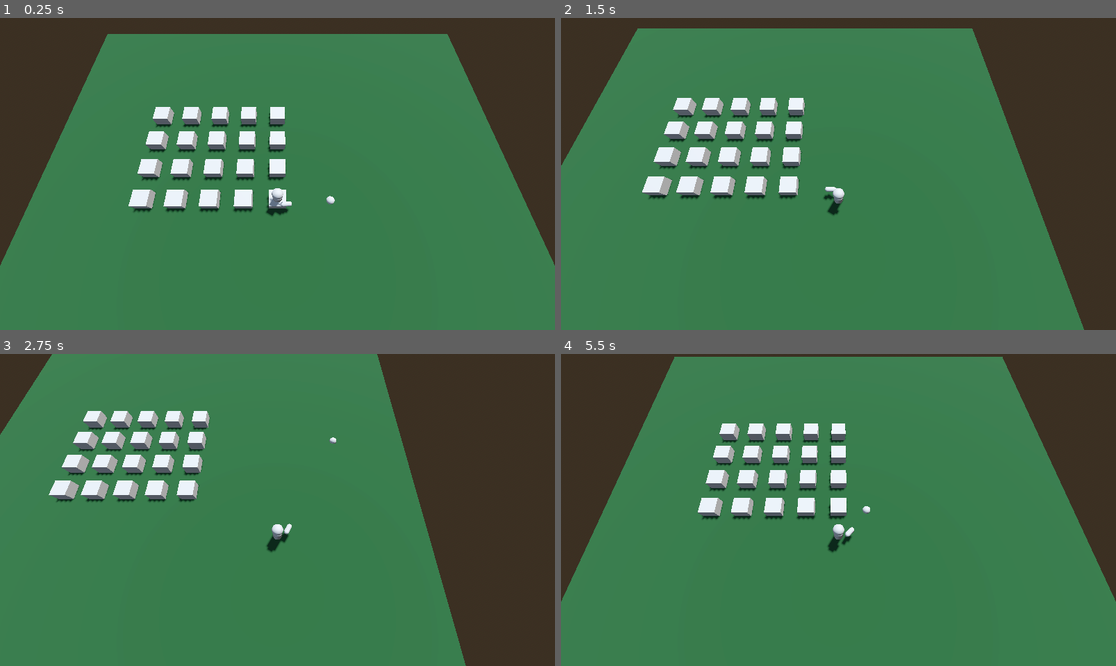
Above: before the commit, frames 1-4 (two rows, left to right).
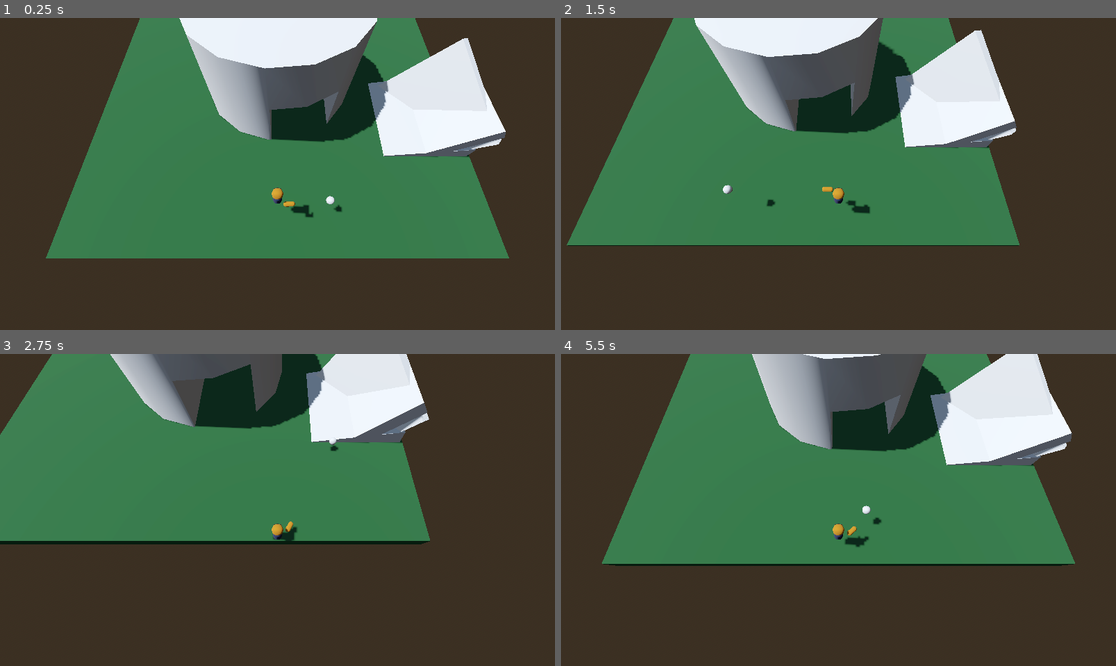
Above: after the commit, the same moments.

Repository: unblinky/twin-time
Game: Godot game, scene res://Main/Main.tscn
The game is run twice, just before and just after one commit, with the same random seed, the same clock (stepped at 60 frames per second) and the same inputs.
Inputs (mouse positions are in pixels of both pictures, inside the frame that each line leads up to):
- Up to frame 1 (0.25 s): no input
- Up to frame 2 (1.5 s): move the mouse to (960, 158) at 0.52 s; hold D (move_right) 0.53-1.28 s; tap Space (jump, bound only after the commit) at 0.6, 0.77, 1.07, 1.35 s; click (960, 158) at 0.67 s; move the mouse to (727, 189) at 1.27 s; hold S (move_back) from 1.28 s (still down); click (727, 189) at 1.42 s
- Up to frame 3 (2.75 s): tap Space (jump, bound only after the commit) at 1.52, 1.82, 2.1 s; move the mouse to (333, 441) at 2.02 s; release S (move_back) at 2.03 s; hold D (move_right) from 2.03 s (still down); click (333, 441) at 2.17 s
- Up to frame 4 (5.5 s): move the mouse to (810, 572) at 2.77 s; release D (move_right) at 2.78 s; hold W (move_forward) 2.78-3.53 s; tap Space (jump, bound only after the commit) at 2.85, 3.02, 3.32, 3.6, 3.77, 4.07, 4.35, 4.52, 4.82, 5.1 s; click (810, 572) at 2.92 s; move the mouse to (1005, 556) at 3.52 s; hold A (move_left) 3.53-5.03 s; click (1005, 556) at 3.67 s; move the mouse to (672, 463) at 4.27 s; click (672, 463) at 4.42 s; move the mouse to (866, 510) at 5.02 s; hold S (move_back) from 5.03 s (still down); click (866, 510) at 5.17 s

The runs differ from the first frame. In frame 1, 53% of the frame differs, in the area x 0-100%, y 0-100%; in frame 2, 52%; in frame 3, 49%; in frame 4, 55%.

Commit message:
Level editing and scene sorting. Debris is spelled with an s.

Diff:
--- /dev/null
+++ b/Code/Debris/Debris.gd
@@ -0,0 +1,11 @@
+extends RigidBody3D
+class_name Debris
+
+# Called when the node enters the scene tree for the first time.
+func _ready() -> void:
+	pass # Replace with function body.
+
+
+# Called every frame. 'delta' is the elapsed time since the previous frame.
+func _process(delta: float) -> void:
+	pass
--- /dev/null
+++ b/Code/Debris/Debris.tscn
@@ -0,0 +1,19 @@
+[gd_scene load_steps=4 format=3 uid="uid://bo67fto5x6akt"]
+
+[ext_resource type="Script" uid="uid://dvthcaqirevlx" path="res://Debris/Debris.gd" id="1_k68te"]
+
+[sub_resource type="BoxMesh" id="BoxMesh_amygn"]
+
+[sub_resource type="BoxShape3D" id="BoxShape3D_ps1la"]
+
+[node name="Debris" type="RigidBody3D"]
+transform = Transform3D(0.897674, 0.44066, 0, -0.40015, 0.815151, -0.418818, -0.184556, 0.375962, 0.90807, 0, 0, 0)
+input_ray_pickable = false
+can_sleep = false
+script = ExtResource("1_k68te")
+
+[node name="MeshInstance3D" type="MeshInstance3D" parent="."]
+mesh = SubResource("BoxMesh_amygn")
+
+[node name="CollisionShape3D" type="CollisionShape3D" parent="."]
+shape = SubResource("BoxShape3D_ps1la")
--- a/Code/Floor/Floor.gd
+++ b/Code/Floor/Floor.gd
@@ -1,2 +1,2 @@
-extends Node3D
+extends StaticBody3D
 class_name Floor
--- a/Code/Floor/Floor.tscn
+++ b/Code/Floor/Floor.tscn
@@ -1,6 +1,9 @@
 [gd_scene load_steps=5 format=3 uid="uid://b0vk61n58s3k4"]
 
 [ext_resource type="Script" uid="uid://bgaddopie0u8d" path="res://Floor/Floor.gd" id="1_spylk"]
+
+[sub_resource type="BoxShape3D" id="BoxShape3D_spylk"]
+size = Vector3(30, 1, 30)
 
 [sub_resource type="StandardMaterial3D" id="StandardMaterial3D_lxy7q"]
 albedo_color = Color(0.0790716, 0.227421, 0.102038, 1)
@@ -8,93 +11,16 @@
 [sub_resource type="BoxMesh" id="BoxMesh_83ytx"]
 size = Vector3(30, 1, 30)
 
-[sub_resource type="BoxMesh" id="BoxMesh_lxy7q"]
+[node name="Floor" type="StaticBody3D"]
+input_ray_pickable = false
+script = ExtResource("1_spylk")
 
-[node name="Floor" type="Node3D"]
-script = ExtResource("1_spylk")
+[node name="CollisionShape3D" type="CollisionShape3D" parent="."]
+transform = Transform3D(1, 0, 0, 0, 1, 0, 0, 0, 1, 0, -0.5, 0)
+shape = SubResource("BoxShape3D_spylk")
 
 [node name="Graphics" type="MeshInstance3D" parent="."]
 transform = Transform3D(1, 0, 0, 0, 1, 0, 0, 0, 1, 0, -0.5, 0)
 material_override = SubResource("StandardMaterial3D_lxy7q")
 mesh = SubResource("BoxMesh_83ytx")
 skeleton = NodePath("../..")
-
-[node name="MeshInstance3D" type="MeshInstance3D" parent="Graphics"]
-transform = Transform3D(1, 0, 0, 0, 1, 0, 0, 0, 1, 0, 0.613123, 0)
-mesh = SubResource("BoxMesh_lxy7q")
-
-[node name="MeshInstance3D2" type="MeshInstance3D" parent="Graphics"]
-transform = Transform3D(1, 0, 0, 0, 1, 0, 0, 0, 1, -2, 0.613123, 0)
-mesh = SubResource("BoxMesh_lxy7q")
-
-[node name="MeshInstance3D3" type="MeshInstance3D" parent="Graphics"]
-transform = Transform3D(1, 0, 0, 0, 1, 0, 0, 0, 1, -4, 0.613123, 0)
-mesh = SubResource("BoxMesh_lxy7q")
-
-[node name="MeshInstance3D4" type="MeshInstance3D" parent="Graphics"]
-transform = Transform3D(1, 0, 0, 0, 1, 0, 0, 0, 1, -6, 0.613123, 0)
-mesh = SubResource("BoxMesh_lxy7q")
-
-[node name="MeshInstance3D5" type="MeshInstance3D" parent="Graphics"]
-transform = Transform3D(1, 0, 0, 0, 1, 0, 0, 0, 1, -8, 0.613123, 0)
-mesh = SubResource("BoxMesh_lxy7q")
-
-[node name="MeshInstance3D8" type="MeshInstance3D" parent="Graphics"]
-transform = Transform3D(1, 0, 0, 0, 1, 0, 0, 0, 1, 0, 0.613123, -2)
-mesh = SubResource("BoxMesh_lxy7q")
-
-[node name="MeshInstance3D9" type="MeshInstance3D" parent="Graphics"]
-transform = Transform3D(1, 0, 0, 0, 1, 0, 0, 0, 1, -2, 0.613123, -2)
-mesh = SubResource("BoxMesh_lxy7q")
-
-[node name="MeshInstance3D10" type="MeshInstance3D" parent="Graphics"]
-transform = Transform3D(1, 0, 0, 0, 1, 0, 0, 0, 1, -4, 0.613123, -2)
-mesh = SubResource("BoxMesh_lxy7q")
-
-[node name="MeshInstance3D11" type="MeshInstance3D" parent="Graphics"]
-transform = Transform3D(1, 0, 0, 0, 1, 0, 0, 0, 1, -6, 0.613123, -2)
-mesh = SubResource("BoxMesh_lxy7q")
-
-[node name="MeshInstance3D12" type="MeshInstance3D" parent="Graphics"]
-transform = Transform3D(1, 0, 0, 0, 1, 0, 0, 0, 1, -8, 0.613123, -2)
-mesh = SubResource("BoxMesh_lxy7q")
-
-[node name="MeshInstance3D15" type="MeshInstance3D" parent="Graphics"]
-transform = Transform3D(1, 0, 0, 0, 1, 0, 0, 0, 1, 0, 0.613123, -4)
-mesh = SubResource("BoxMesh_lxy7q")
-
-[node name="MeshInstance3D16" type="MeshInstance3D" parent="Graphics"]
-transform = Transform3D(1, 0, 0, 0, 1, 0, 0, 0, 1, -2, 0.613123, -4)
-mesh = SubResource("BoxMesh_lxy7q")
-
-[node name="MeshInstance3D17" type="MeshInstance3D" parent="Graphics"]
-transform = Transform3D(1, 0, 0, 0, 1, 0, 0, 0, 1, -4, 0.613123, -4)
-mesh = SubResource("BoxMesh_lxy7q")
-
-[node name="MeshInstance3D18" type="MeshInstance3D" parent="Graphics"]
-transform = Transform3D(1, 0, 0, 0, 1, 0, 0, 0, 1, -6, 0.613123, -4)
-mesh = SubResource("BoxMesh_lxy7q")
-
-[node name="MeshInstance3D19" type="MeshInstance3D" parent="Graphics"]
-transform = Transform3D(1, 0, 0, 0, 1, 0, 0, 0, 1, -8, 0.613123, -4)
-mesh = SubResource("BoxMesh_lxy7q")
-
-[node name="MeshInstance3D22" type="MeshInstance3D" parent="Graphics"]
-transform = Transform3D(1, 0, 0, 0, 1, 0, 0, 0, 1, 0, 0.613123, -6)
-mesh = SubResource("BoxMesh_lxy7q")
-
-[node name="MeshInstance3D23" type="MeshInstance3D" parent="Graphics"]
-transform = Transform3D(1, 0, 0, 0, 1, 0, 0, 0, 1, -2, 0.613123, -6)
-mesh = SubResource("BoxMesh_lxy7q")
-
-[node name="MeshInstance3D24" type="MeshInstance3D" parent="Graphics"]
-transform = Transform3D(1, 0, 0, 0, 1, 0, 0, 0, 1, -4, 0.613123, -6)
-mesh = SubResource("BoxMesh_lxy7q")
-
-[node name="MeshInstance3D25" type="MeshInstance3D" parent="Graphics"]
-transform = Transform3D(1, 0, 0, 0, 1, 0, 0, 0, 1, -6, 0.613123, -6)
-mesh = SubResource("BoxMesh_lxy7q")
-
-[node name="MeshInstance3D26" type="MeshInstance3D" parent="Graphics"]
-transform = Transform3D(1, 0, 0, 0, 1, 0, 0, 0, 1, -8, 0.613123, -6)
-mesh = SubResource("BoxMesh_lxy7q")
--- /dev/null
+++ b/Code/Level/Level.gd
@@ -0,0 +1,2 @@
+extends Node3D
+class_name Level
--- /dev/null
+++ b/Code/Level/Level.tscn
@@ -0,0 +1,27 @@
+[gd_scene load_steps=4 format=3 uid="uid://daops0mjeidif"]
+
+[ext_resource type="Script" uid="uid://cq5kvur26lrnq" path="res://Level/Level.gd" id="1_a526m"]
+[ext_resource type="PackedScene" uid="uid://b0vk61n58s3k4" path="res://Floor/Floor.tscn" id="2_r3cbp"]
+[ext_resource type="PackedScene" uid="uid://b0tly6gciunwy" path="res://Silo/Silo.tscn" id="3_cyxyq"]
+
+[node name="Level" type="Node3D"]
+script = ExtResource("1_a526m")
+
+[node name="Floor" parent="." instance=ExtResource("2_r3cbp")]
+
+[node name="Silo" parent="." instance=ExtResource("3_cyxyq")]
+
+[node name="CSGBox3D" type="CSGBox3D" parent="."]
+transform = Transform3D(0.98822, -0.153038, 0, 0.153038, 0.98822, 0, 0, 0, 1, 11.566, 0, 3.84997)
+use_collision = true
+size = Vector3(6.42651, 1, 7.46045)
+
+[node name="CSGBox3D2" type="CSGBox3D" parent="."]
+transform = Transform3D(0.723112, -0.690731, 0, 0.690731, 0.723112, 0, 0, 0, 1, 12.3904, 0.787513, 3.84997)
+use_collision = true
+size = Vector3(6.42651, 1, 7.46045)
+
+[node name="CSGBox3D3" type="CSGBox3D" parent="."]
+transform = Transform3D(0.49551, -0.770682, 0.400648, 0.847021, 0.326547, -0.41943, 0.192417, 0.547189, 0.814592, 12.3904, 0.787513, 3.84997)
+use_collision = true
+size = Vector3(6.42651, 1, 7.46045)
--- a/Code/Main/Main.gd
+++ b/Code/Main/Main.gd
@@ -1,2 +1,6 @@
 extends Node
 class_name Main
+
+func _process(delta: float) -> void:
+	if Input.is_action_just_pressed("quit"):
+		get_tree().quit()
--- a/Code/Main/Main.tscn
+++ b/Code/Main/Main.tscn
@@ -1,8 +1,9 @@
-[gd_scene load_steps=7 format=3 uid="uid://dg8o16kwfo4lc"]
+[gd_scene load_steps=8 format=3 uid="uid://dg8o16kwfo4lc"]
 
 [ext_resource type="PackedScene" uid="uid://cjuirrk2hk76n" path="res://Player/Player.tscn" id="1_lxy7q"]
 [ext_resource type="Script" uid="uid://l6w1ixdpksmm" path="res://Main/Main.gd" id="1_ps1la"]
-[ext_resource type="PackedScene" uid="uid://b0vk61n58s3k4" path="res://Floor/Floor.tscn" id="2_83ytx"]
+[ext_resource type="PackedScene" uid="uid://daops0mjeidif" path="res://Level/Level.tscn" id="2_6aewd"]
+[ext_resource type="PackedScene" uid="uid://bo67fto5x6akt" path="res://Debris/Debris.tscn" id="4_ps1la"]
 
 [sub_resource type="ProceduralSkyMaterial" id="ProceduralSkyMaterial_lxy7q"]
 sky_horizon_color = Color(0.662243, 0.671743, 0.686743, 1)
@@ -24,10 +25,13 @@
 environment = SubResource("Environment_amygn")
 
 [node name="DirectionalLight3D" type="DirectionalLight3D" parent="."]
-transform = Transform3D(-0.866025, -0.433013, 0.25, 0, 0.5, 0.866025, -0.5, 0.75, -0.433013, -12.5092, 10.5542, 4.77966)
+transform = Transform3D(-0.0541659, 0.864755, -0.499266, -9.83847e-09, 0.5, 0.866025, 0.998531, 0.0469097, -0.0270829, -12.5092, 10.5542, 4.77966)
 shadow_enabled = true
 
+[node name="Level" parent="." instance=ExtResource("2_6aewd")]
+
 [node name="Player" parent="." instance=ExtResource("1_lxy7q")]
+transform = Transform3D(1, 0, 0, 0, 1, 0, 0, 0, 1, 0, 2.48344, 11.706)
 
 [node name="Rig" type="Node3D" parent="Player"]
 transform = Transform3D(1, 0, 0, 0, 0.372632, 0.927979, 0, -0.927979, 0.372632, 0, 0, -1.72126)
@@ -35,4 +39,5 @@
 [node name="Camera3D" type="Camera3D" parent="Player/Rig"]
 transform = Transform3D(1, 0, 0, 0, 1, 0, 0, 0, 1, 0, 0, 12.9808)
 
-[node name="Floor" parent="." instance=ExtResource("2_83ytx")]
+[node name="Debris" parent="." instance=ExtResource("4_ps1la")]
+transform = Transform3D(0.897674, 0.44066, -1.31327e-08, -0.40015, 0.815151, -0.418818, -0.184556, 0.375962, 0.90807, 2.30987, 2.64326, -2.7735)
--- a/Code/Player/Player.gd
+++ b/Code/Player/Player.gd
@@ -1,5 +1,4 @@
-extends Node3D
-class_name Player
+extends CharacterBody3D
 
 var speed: float = 4.0 # m /s.
 var velocity: Vector3 = Vector3.ZERO
@@ -11,7 +10,7 @@
 func _ready() -> void:
 	mouse_plane.input_event.connect(OnHover)
 
-func OnHover(camera, event, event_position, normal, shape_idx):
+func OnHover(_camera, _event, event_position, _normal, _shape_idx):
 	print(event_position)
 	target.position = event_position - position
 
--- a/Code/Player/Player.tscn
+++ b/Code/Player/Player.tscn
@@ -1,7 +1,15 @@
-[gd_scene load_steps=7 format=3 uid="uid://cjuirrk2hk76n"]
+[gd_scene load_steps=13 format=3 uid="uid://cjuirrk2hk76n"]
 
-[ext_resource type="Script" uid="uid://cf1e3me7pvxw6" path="res://Player/Player.gd" id="1_3qydi"]
+[ext_resource type="Script" uid="uid://dt218oiec4eue" path="res://Player/default.gd" id="1_tok1r"]
 [ext_resource type="PackedScene" uid="uid://bmtbd8fpvjf8f" path="res://Target/Target.tscn" id="2_q3lat"]
+[ext_resource type="Material" uid="uid://dsqneopfheuyp" path="res://Player/assets/burt_skin.tres" id="3_tok1r"]
+
+[sub_resource type="CapsuleShape3D" id="CapsuleShape3D_ddoul"]
+radius = 0.365
+height = 1.76353
+
+[sub_resource type="StandardMaterial3D" id="StandardMaterial3D_ddoul"]
+albedo_color = Color(0.12096, 0.136136, 0.229032, 1)
 
 [sub_resource type="CapsuleMesh" id="CapsuleMesh_3qydi"]
 radius = 0.275
@@ -11,6 +19,17 @@
 radius = 0.315
 height = 0.66
 
+[sub_resource type="StandardMaterial3D" id="StandardMaterial3D_tok1r"]
+albedo_color = Color(0.155943, 0.0924161, 0.0159191, 1)
+
+[sub_resource type="CapsuleMesh" id="CapsuleMesh_ddoul"]
+radius = 0.075
+height = 0.225
+
+[sub_resource type="CapsuleMesh" id="CapsuleMesh_tok1r"]
+radius = 0.035
+height = 0.4
+
 [sub_resource type="CapsuleMesh" id="CapsuleMesh_q3lat"]
 radius = 0.15
 height = 0.655
@@ -18,30 +37,49 @@
 [sub_resource type="BoxShape3D" id="BoxShape3D_tok1r"]
 size = Vector3(60, 1, 60)
 
-[node name="Player" type="Node3D"]
-script = ExtResource("1_3qydi")
+[node name="Player" type="CharacterBody3D"]
+script = ExtResource("1_tok1r")
+
+[node name="CollisionShape3D" type="CollisionShape3D" parent="."]
+transform = Transform3D(1, 0, 0, 0, 1, 0, 0, 0, 1, 0, 0.883581, 0)
+shape = SubResource("CapsuleShape3D_ddoul")
+debug_color = Color(0.792157, 1, 0.317647, 0.996078)
 
 [node name="Target" parent="." instance=ExtResource("2_q3lat")]
 transform = Transform3D(1, 0, 0, 0, 1, 0, 0, 0, 1, 3.2063, 0, 0)
 
 [node name="Body" type="MeshInstance3D" parent="."]
 transform = Transform3D(1, 0, 0, 0, 1, 0, 0, 0, 1, 0, 0.575932, 0)
+material_override = SubResource("StandardMaterial3D_ddoul")
 mesh = SubResource("CapsuleMesh_3qydi")
 
 [node name="Head" type="MeshInstance3D" parent="Body"]
 transform = Transform3D(1, 0, 0, 0, 1, 0, 0, 0, 1, 0, 0.815718, 0)
+material_override = ExtResource("3_tok1r")
 mesh = SubResource("SphereMesh_q3lat")
 skeleton = NodePath("../..")
+
+[node name="Nose" type="MeshInstance3D" parent="Body/Head"]
+transform = Transform3D(1, 0, 0, 0, 1, 0, 0, 0, 1, 0, -0.0281165, -0.286584)
+material_override = SubResource("StandardMaterial3D_tok1r")
+mesh = SubResource("CapsuleMesh_ddoul")
+
+[node name="Brow" type="MeshInstance3D" parent="Body/Head"]
+transform = Transform3D(-4.37114e-08, 1, 0, -1, -4.37114e-08, 0, 0, 0, 1, 0, 0.124761, -0.25264)
+material_override = SubResource("StandardMaterial3D_tok1r")
+mesh = SubResource("CapsuleMesh_tok1r")
 
 [node name="Pivot" type="Node3D" parent="."]
 transform = Transform3D(1, 0, 0, 0, 1, 0, 0, 0, 1, 0, 0.801443, 0)
 
 [node name="Arm" type="MeshInstance3D" parent="Pivot"]
-transform = Transform3D(0.998971, 0.0453456, -1.98212e-09, 0, -4.37114e-08, -1, -0.0453456, 0.998971, -4.36664e-08, 0.408597, -0.0331552, -0.496583)
+transform = Transform3D(0.998971, 0.0453456, -1.98212e-09, 0, -4.37114e-08, -1, -0.0453456, 0.998971, -4.36664e-08, 0.409, -0.033, -0.662)
+material_override = ExtResource("3_tok1r")
 mesh = SubResource("CapsuleMesh_q3lat")
 skeleton = NodePath("../..")
 
 [node name="MousePlane" type="Area3D" parent="."]
+transform = Transform3D(1, 0, 0, 0, 1, 0, 0, 0, 1, 0, 0.759815, 0)
 
 [node name="CollisionShape3D" type="CollisionShape3D" parent="MousePlane"]
 transform = Transform3D(1, 0, 0, 0, 1, 0, 0, 0, 1, 0, -0.5, 0)
--- /dev/null
+++ b/Code/Player/assets/burt_skin.tres
@@ -0,0 +1,4 @@
+[gd_resource type="StandardMaterial3D" format=3 uid="uid://dsqneopfheuyp"]
+
+[resource]
+albedo_color = Color(0.485409, 0.315428, 1.92523e-07, 1)
--- /dev/null
+++ b/Code/Player/default.gd
@@ -0,0 +1,49 @@
+extends CharacterBody3D
+class_name Player
+
+@onready var mouse_plane = $MousePlane
+@onready var target = $Target
+@onready var pivot = $Pivot
+
+var speed: float = 4.0 # m /s.
+var jump_velocity: float = 6.5
+var kill_floor: float = -10.0
+var spawn_point: Vector3
+
+func _ready() -> void:
+	# Signal hooks.
+	mouse_plane.input_event.connect(OnHover)
+
+	# Initalize.
+	spawn_point = position
+
+func OnHover(_camera, _event, event_position, _normal, _shape_idx):
+	print(event_position)
+	target.position = event_position - position
+
+func _physics_process(delta: float) -> void:
+	# Update arm.
+	pivot.rotation.y = atan2(-target.position.x, -target.position.z)
+	if position.y < kill_floor:
+		position = spawn_point
+
+	# Add the gravity.
+	if not is_on_floor():
+		velocity += get_gravity() * delta
+
+	# Handle jump.
+	if Input.is_action_just_pressed("jump") and is_on_floor():
+		velocity.y = jump_velocity
+
+	# Get the input direction and handle the movement/deceleration.
+	# As good practice, you should replace UI actions with custom gameplay actions.
+	var input_dir := Input.get_vector("move_left", "move_right", "move_forward", "move_back")
+	var direction := (transform.basis * Vector3(input_dir.x, 0, input_dir.y)).normalized()
+	if direction:
+		velocity.x = direction.x * speed
+		velocity.z = direction.z * speed
+	else:
+		velocity.x = move_toward(velocity.x, 0, speed)
+		velocity.z = move_toward(velocity.z, 0, speed)
+
+	move_and_slide()
--- /dev/null
+++ b/Code/Silo/Silo.tscn
@@ -0,0 +1,15 @@
+[gd_scene format=3 uid="uid://b0tly6gciunwy"]
+
+[node name="Silo" type="CSGCombiner3D"]
+use_collision = true
+
+[node name="CSGCylinder3D" type="CSGCylinder3D" parent="."]
+transform = Transform3D(1, 0, 0, 0, 1, 0, 0, 0, 1, 0, 3.24224, 0)
+radius = 6.16699
+height = 7.06834
+sides = 15
+
+[node name="CSGBox3D" type="CSGBox3D" parent="."]
+transform = Transform3D(1, 0, 0, 0, 1, 0, 0, 0, 1, 1.80463, 1.56302, -1.57766)
+operation = 2
+size = Vector3(4.60925, 4.12604, 18.4427)
--- a/Code/project.godot
+++ b/Code/project.godot
@@ -42,3 +42,14 @@
 "events": [Object(InputEventKey,"resource_local_to_scene":false,"resource_name":"","device":-1,"window_id":0,"alt_press …(192 unchanged characters)…
 ]
 }
+jump={
+"deadzone": 0.2,
+"events": [Object(InputEventKey,"resource_local_to_scene":false,"resource_name":"","device":-1,"window_id":0,"alt_pressed":false,"shift_pressed":false,"ctrl_pressed":false,"meta_pressed":false,"pressed":false,"keycode":0,"physical_keycode":32,"key_label":0,"unicode":32,"location":0,"echo":false,"script":null)
+, Object(InputEventMouseButton,"resource_local_to_scene":false,"resource_name":"","device":-1,"window_id":0,"alt_pressed":false,"shift_pressed":false,"ctrl_pressed":false,"meta_pressed":false,"button_mask":4,"position":Vector2(298, 17),"global_position":Vector2(307, 65),"factor":1.0,"button_index":3,"canceled":false,"pressed":true,"double_click":false,"script":null)
+]
+}
+quit={
+"deadzone": 0.2,
+"events": [Object(InputEventKey,"resource_local_to_scene":false,"resource_name":"","device":-1,"window_id":0,"alt_pressed":false,"shift_pressed":false,"ctrl_pressed":false,"meta_pressed":false,"pressed":false,"keycode":0,"physical_keycode":4194305,"key_label":0,"unicode":0,"location":0,"echo":false,"script":null)
+]
+}
Not shown, added: Code/Debris/Debris.gd.uid
Not shown, added: Code/Level/Level.gd.uid
Not shown, added: Code/Player/default.gd.uid
